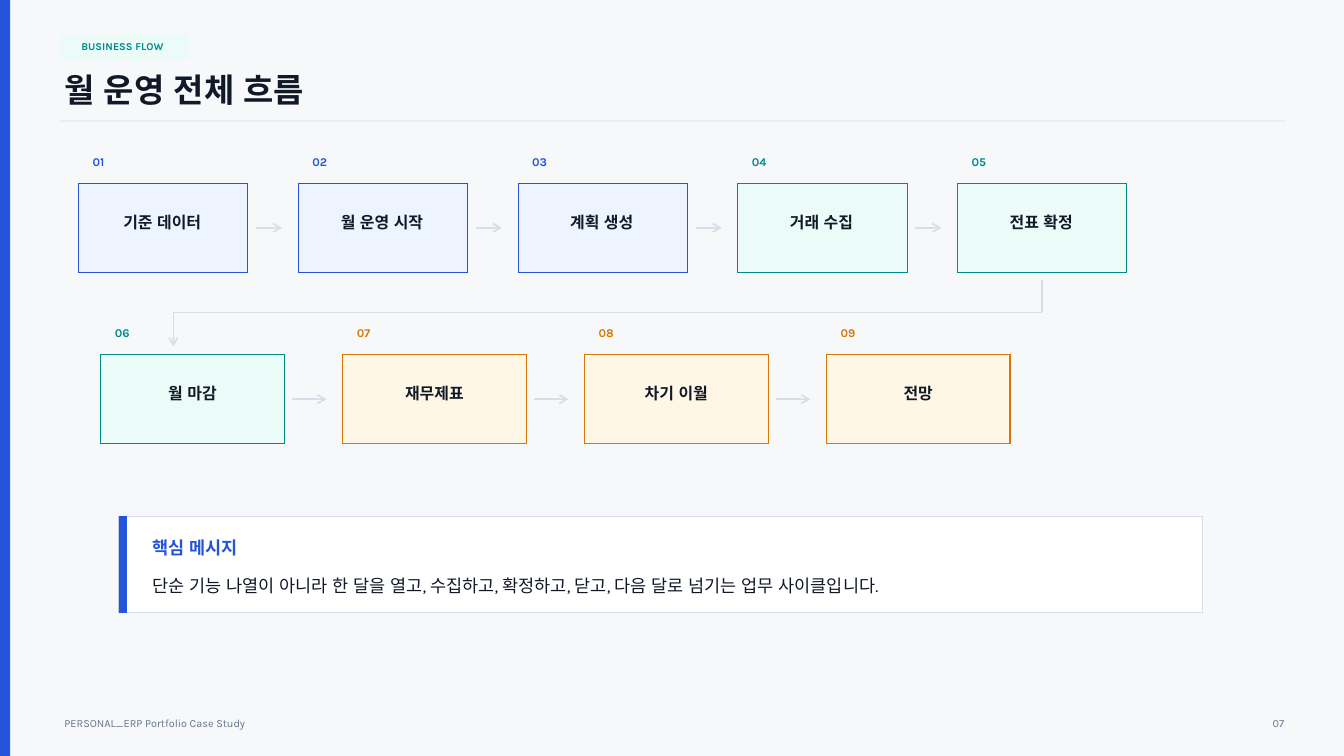
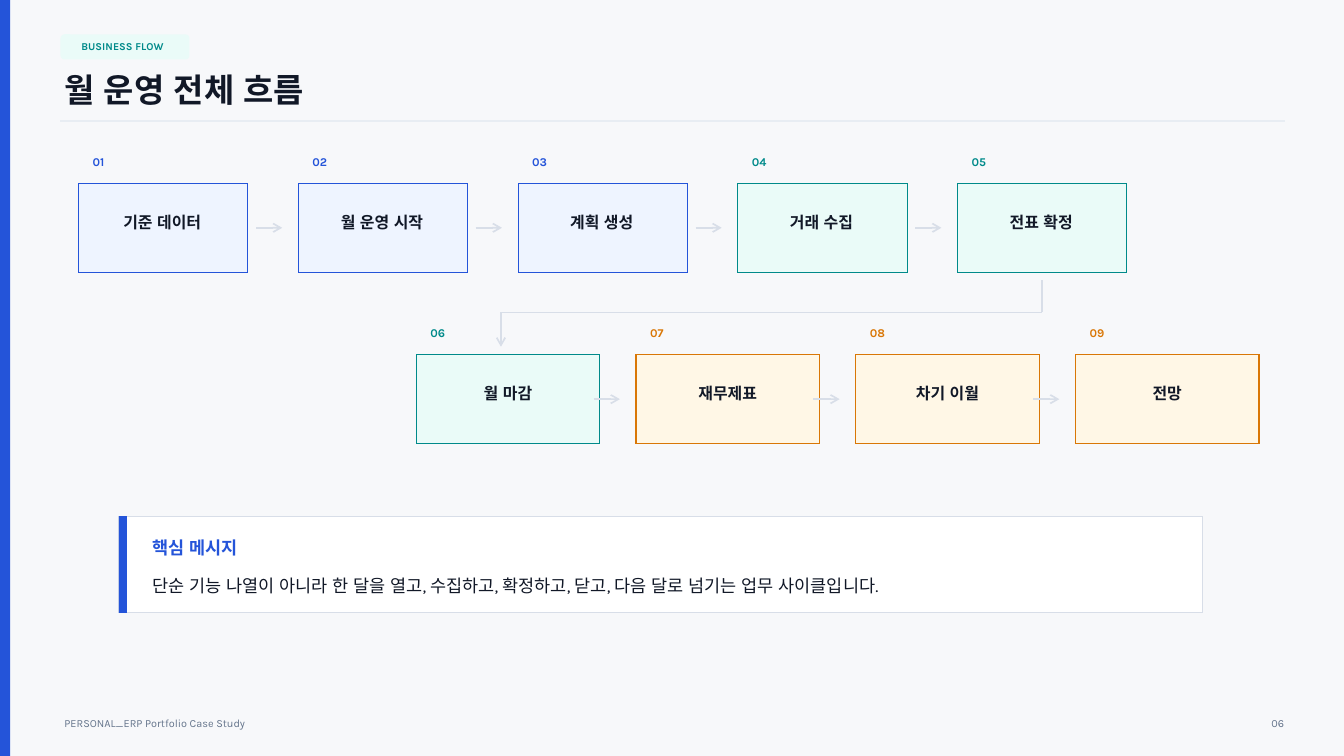
Before and after one commit to cheon0965/PERSONAL_ERP, a slide deck: slide 6 of docs/portfolio-ppt/PERSONAL_ERP_Portfolio_Case_Study.pptx (slide 7 before the commit). Drawn at 1344x756 pixels with LibreOffice and Linux fonts; fonts in the diff are those of the drawing. Boxes give left, top, right and bottom in pixels: in the first picture for what was removed or moved away, otherwise in the second. Text is boxed around its words. In the diff, an @@ line names an element or a change of style, - is before the commit and + after.

```diff
--- a/docs/portfolio-ppt/PERSONAL_ERP_Portfolio_Case_Study.pptx
+++ b/docs/portfolio-ppt/PERSONAL_ERP_Portfolio_Case_Study.pptx
@@ line moved from (1043, 313) - (173, 313) to (1043, 313) - (501, 313) @@
@@ arrow moved from (173, 313) - (173, 347) to (501, 313) - (501, 347) @@
@@ 2 texts, 1 rectangle: place and size @@
-2 texts, 1 rectangle at bbox=[101, 329, 284, 444]
+2 texts, 1 rectangle at bbox=[416, 329, 600, 444]
@@ 2 texts, 1 rectangle: place and size @@
-2 texts, 1 rectangle at bbox=[343, 329, 526, 444]
+2 texts, 1 rectangle at bbox=[636, 329, 820, 444]
@@ 2 texts, 1 rectangle: place and size @@
-2 texts, 1 rectangle at bbox=[585, 329, 768, 444]
+2 texts, 1 rectangle at bbox=[856, 329, 1040, 444]
@@ 2 texts, 1 rectangle: place and size @@
-2 texts, 1 rectangle at bbox=[827, 329, 1010, 444]
+2 texts, 1 rectangle at bbox=[1076, 329, 1259, 444]
@@ arrow moved from (292, 399) - (327, 399) to (594, 399) - (620, 399) @@
@@ arrow moved from (534, 399) - (569, 399) to (814, 399) - (840, 399) @@
@@ arrow moved from (776, 399) - (811, 399) to (1033, 399) - (1060, 399) @@
@@ text at bbox=[1271, 720, 1284, 727]: text changed @@
-07
+06
```
Also in this commit, not shown: 25 other slides changed, 7 slides added, 8 slides removed, 10 other files.
